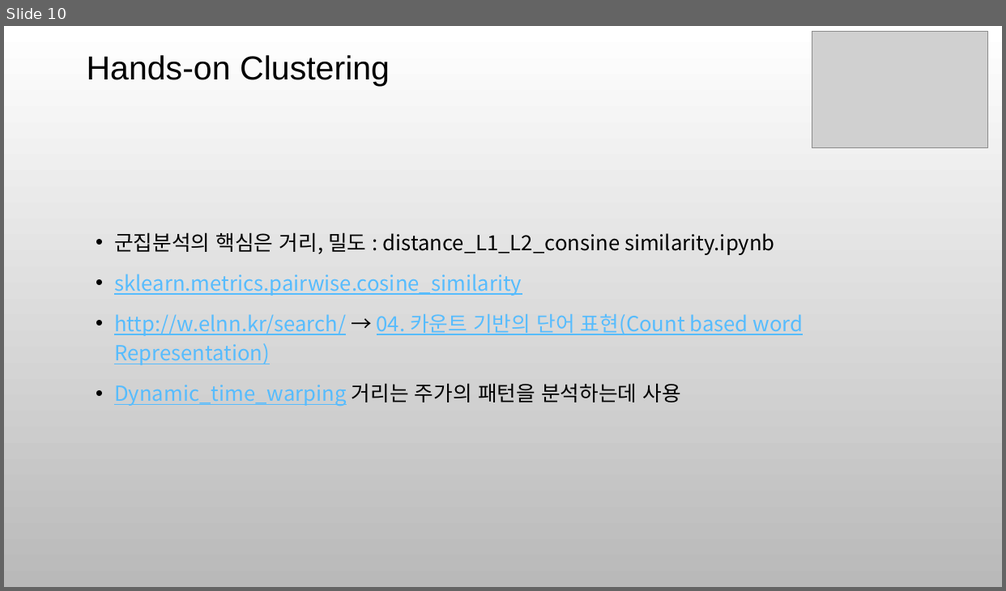
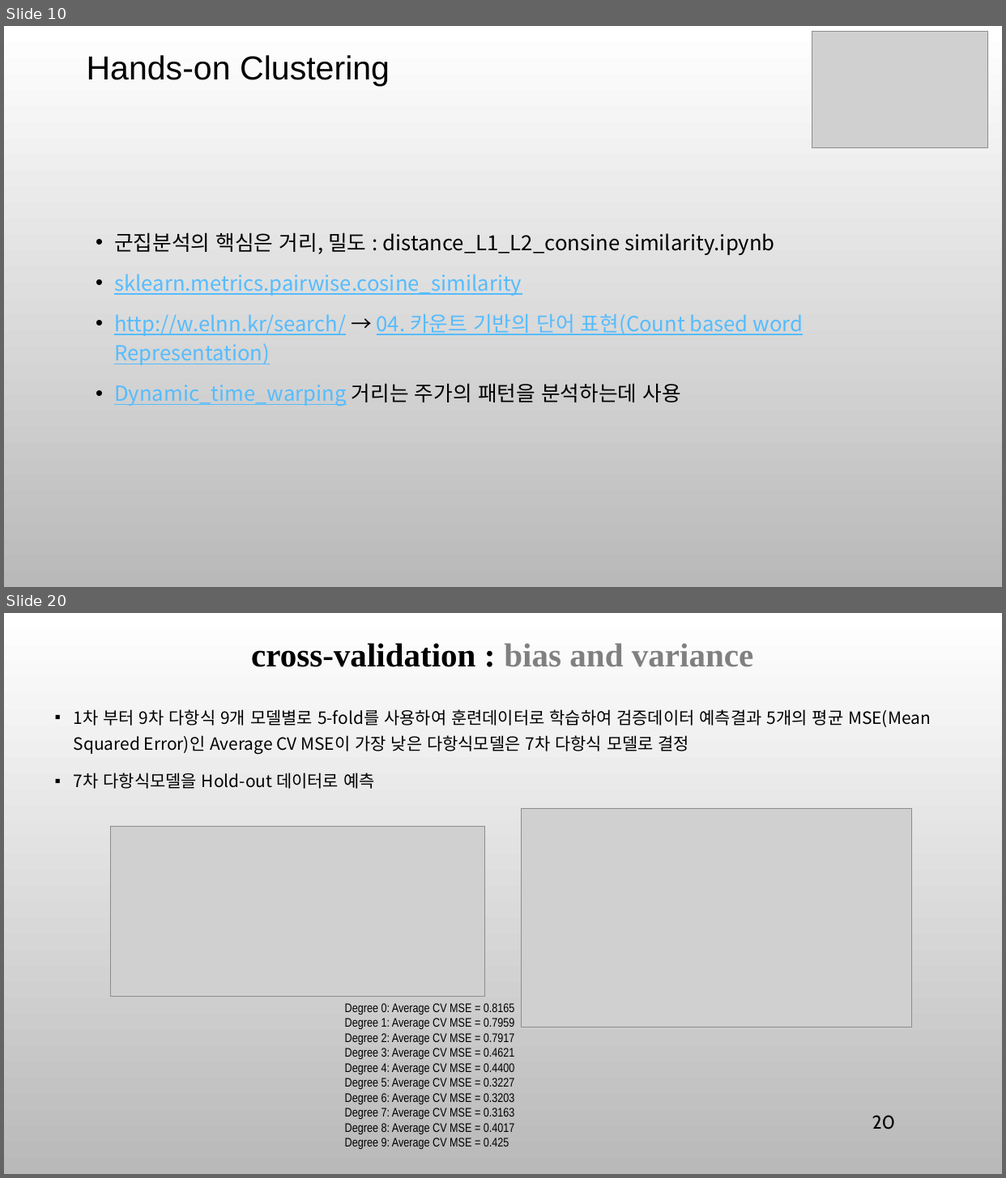
Before and after one commit to ancestor9/mathematics-for-machine-learning, a slide deck: 7_Applications of mathematics.pptx. Shown one above the other, each under a label of ours: slide 10 before the commit, slides 10 and 20 after it; the slides between them are not shown. The pictures are 1006x591 and 1006x1178 pixels, drawn with LibreOffice and Linux fonts; fonts in the diff are those of the drawing; grey boxes stand for pictures; background and template pictures are left out. Boxes give left, top, right and bottom in pixels: in the first picture for what was removed or moved away, otherwise in the second. Text is boxed around its words. In the diff, an @@ line names an element or a change of style, - is before the commit and + after.

```diff
--- a/7_Applications of mathematics.pptx
+++ b/7_Applications of mathematics.pptx
@@ slide 20 added at <box>4,613,1002,1174</box>, background picture (left out) @@
@@ text added at <box>251,643,753,667</box>, 32 pt, text #000000, bold @@
+cross-validation : bias and variance
@@ text added at <box>74,709,931,789</box>, 16.3 pt, text #000000 @@
+▪ 1차 부터 9차 다항식 9개 모델별로 5-fold를 사용하여 훈련데이터로 학습하여 검증데이터 예측결과 5개의 평균 MSE(Mean Squared Error)인 Average CV MSE이 가장 낮은 다항식모델은 7차 다항식 모델로 결정
+▪ 7차 다항식모델을 Hold-out 데이터로 예측
@@ picture added at <box>110,826,484,997</box> @@
@@ picture added at <box>522,809,911,1028</box> @@
@@ text added at <box>345,1003,515,1149</box>, 12 pt, text #000000 @@
+Degree 0: Average CV MSE = 0.8165 Degree 1: Average CV MSE = 0.7959 Degree 2: Average CV MSE = 0.7917 Degree 3: Average CV MSE = 0.4621 Degree 4: Average CV MSE = 0.4400 Degree 5: Average CV MSE = 0.3227 Degree 6: Average CV MSE = 0.3203 Degree 7: Average CV MSE = 0.3163 Degree 8: Average CV MSE = 0.4017 Degree 9: Average CV MSE = 0.425
@@ page number added at <box>872,1115,896,1130</box>, 18 pt, text #000000 @@
+20
```
Also in this commit, not shown: 9 slides changed, 13 other slides added, 1 slide removed.
